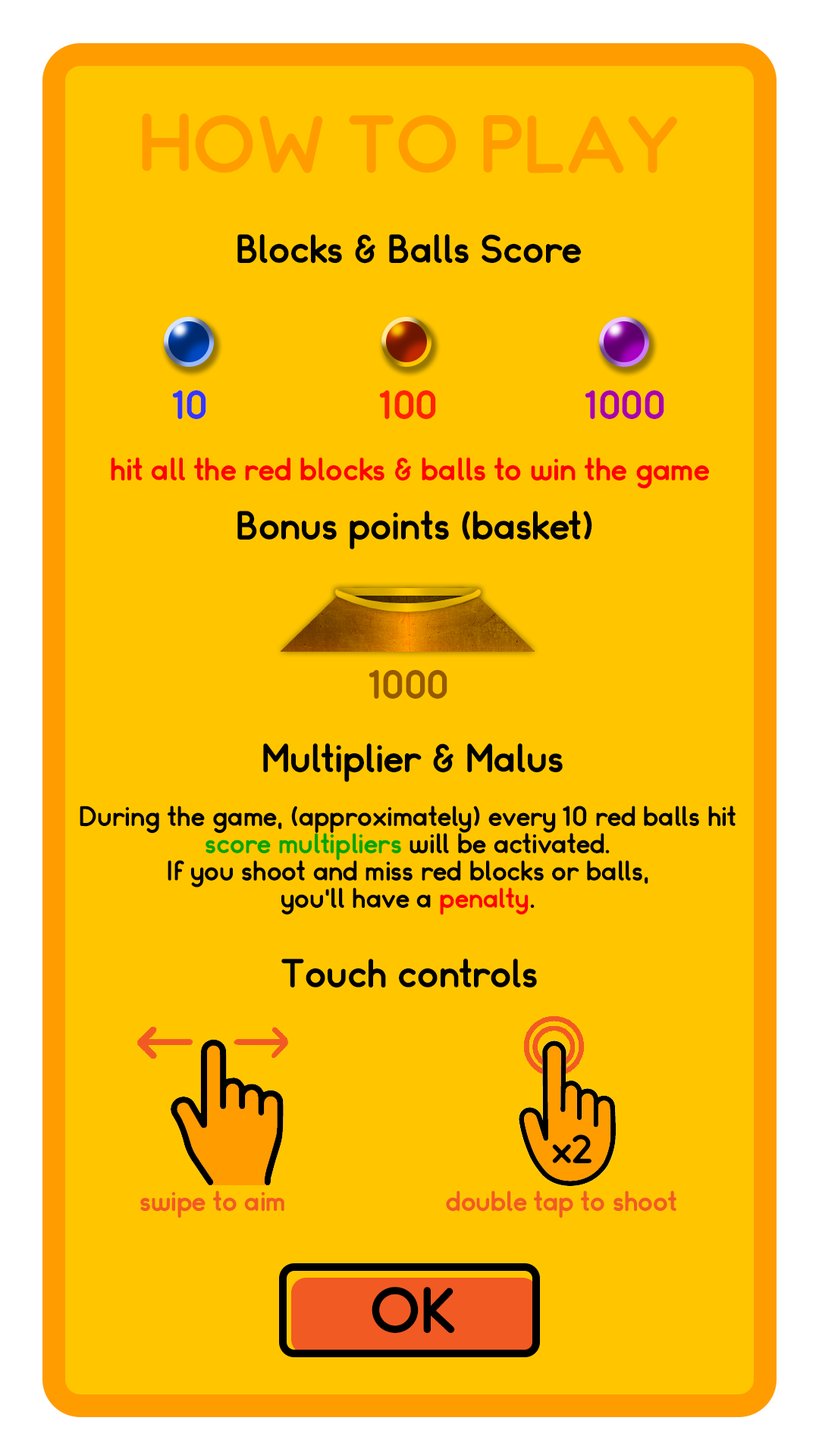
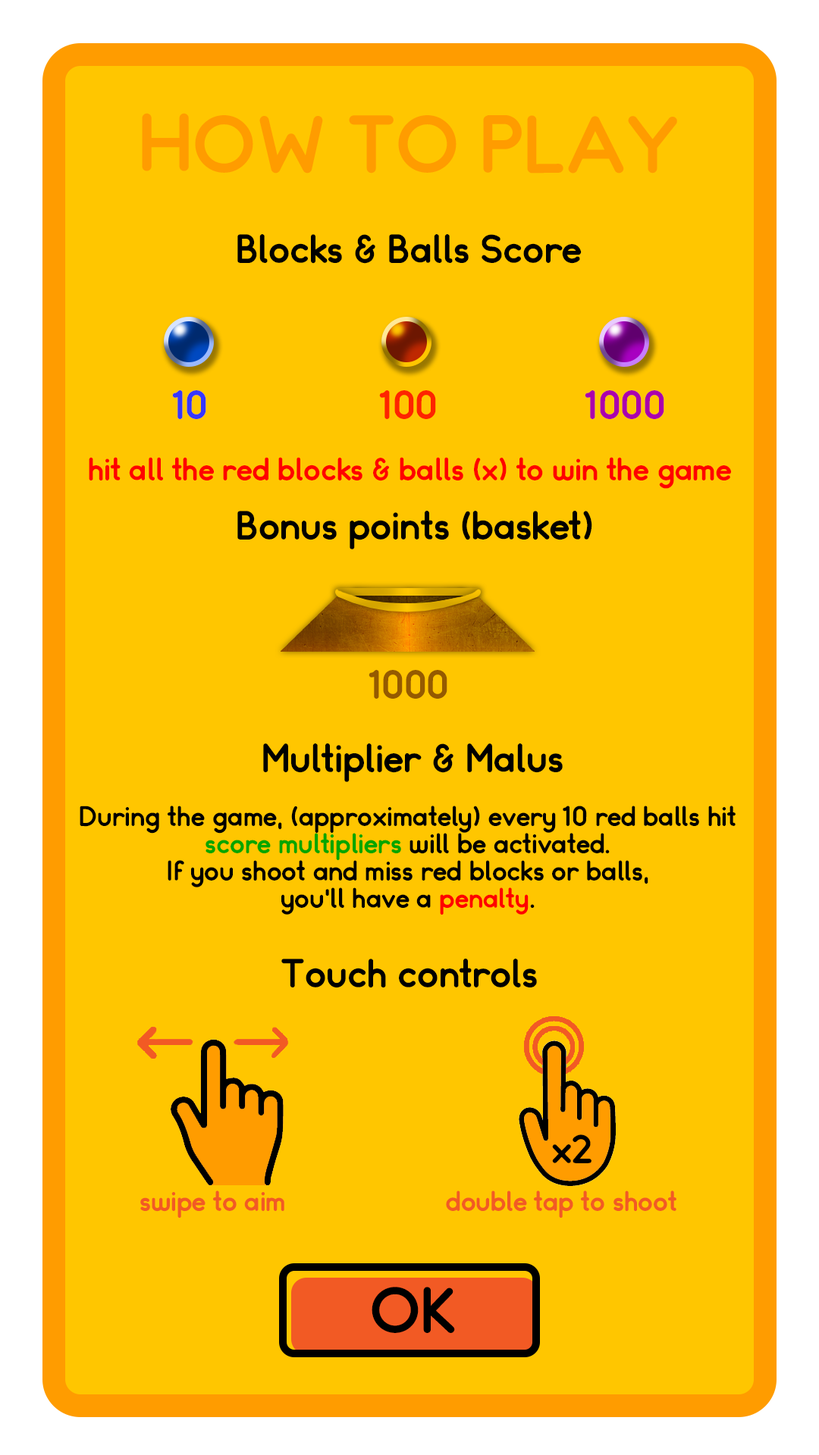
Revision of a layered 819x1455 image; what changed, layer by layer:
renamed "hit all the red blocks & balls to win the game" to "hit all the red blocks & balls (x) to win the game", painted on it over [88, 457, 731, 489]
